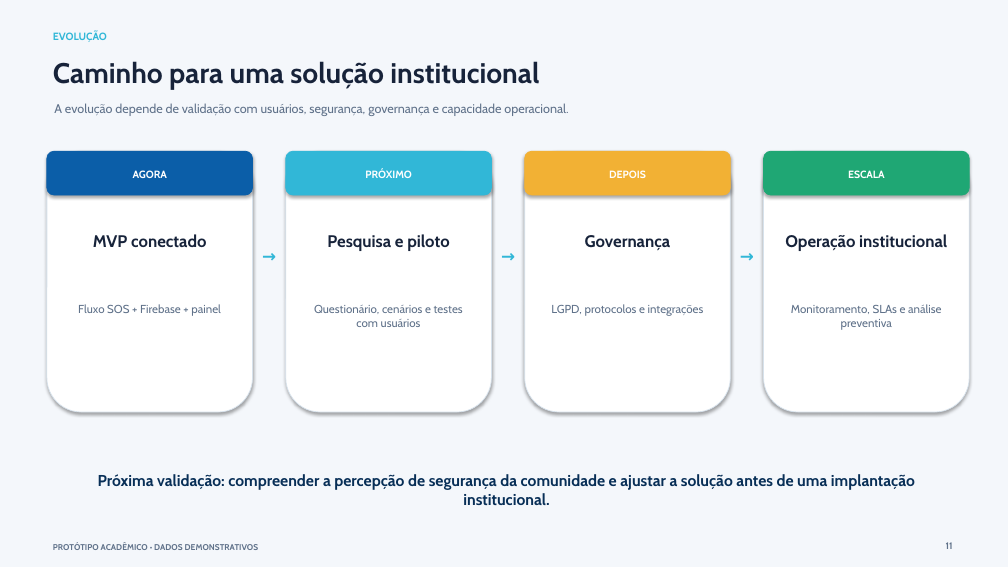
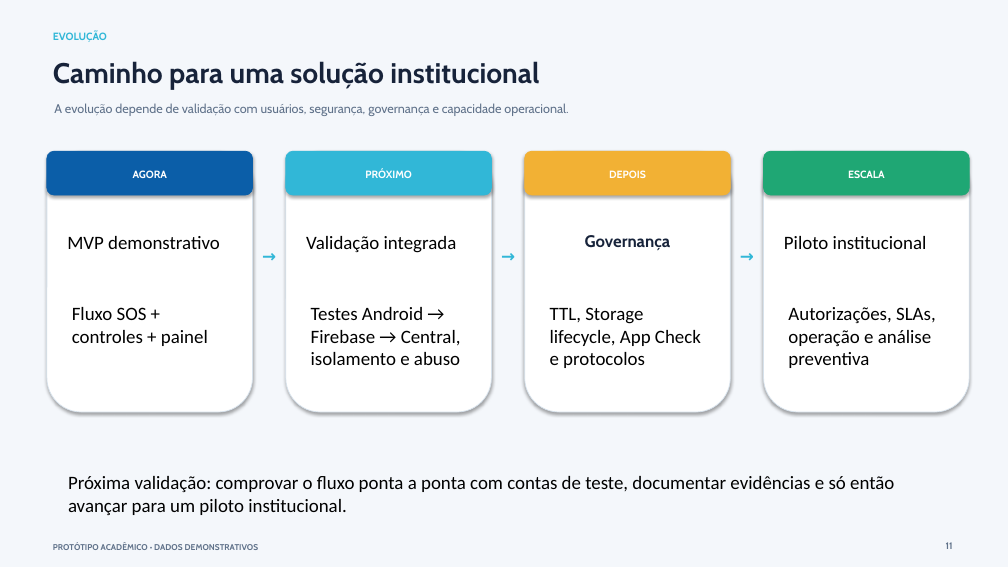
Before and after one commit to Priscillacahino/UniGuard, a slide deck: slide 11 of UniGuard_Apresentacao_Profissional_Atualizada.pptx. Drawn at 1008x567 pixels with LibreOffice and Linux fonts; fonts in the diff are those of the drawing. Boxes give left, top, right and bottom in pixels: in the first picture for what was removed or moved away, otherwise in the second. Text is boxed around its words. In the diff, an @@ line names an element or a change of style, - is before the commit and + after.

```diff
--- a/UniGuard_Apresentacao_Profissional_Atualizada.pptx
+++ b/UniGuard_Apresentacao_Profissional_Atualizada.pptx
@@ text at box(67, 236, 220, 249): text changed; size 16 to 18 pt; font Cabin to Calibri; text colour #17233A to #000000; bold off @@
-MVP conectado
+MVP demonstrativo
@@ text at box(306, 236, 457, 253): text changed; size 16 to 18 pt; font Cabin to Calibri; text colour #17233A to #000000; bold off @@
-Pesquisa e piloto
+Validação integrada
@@ text at box(784, 236, 927, 249): text changed; size 16 to 18 pt; font Cabin to Calibri; text colour #17233A to #000000; bold off @@
-Operação institucional
+Piloto institucional
@@ text at box(72, 307, 208, 346): text changed; size 11 to 18 pt; font Cabin to Calibri; text colour #60728A to #000000 @@
-Fluxo SOS + Firebase + painel
+Fluxo SOS + controles + painel
@@ text at box(311, 307, 461, 365): text changed; size 11 to 18 pt; font Cabin to Calibri; text colour #60728A to #000000 @@
-Questionário, cenários e testes com usuários
+Testes Android → Firebase → Central, isolamento e abuso
@@ text at box(550, 307, 701, 368): text changed; size 11 to 18 pt; font Cabin to Calibri; text colour #60728A to #000000 @@
-LGPD, protocolos e integrações
+TTL, Storage lifecycle, App Check e protocolos
@@ text at box(788, 307, 936, 368): text changed; size 11 to 18 pt; font Cabin to Calibri; text colour #60728A to #000000 @@
-Monitoramento, SLAs e análise preventiva
+Autorizações, SLAs, operação e análise preventiva
@@ text at box(68, 476, 894, 515): text changed; size 15 to 18 pt; font Cabin to Calibri; text colour #082F57 to #000000; bold off @@
-Próxima validação: compreender a percepção de segurança da comunidade e ajustar a solução antes de uma implantação institucional.
+Próxima validação: comprovar o fluxo ponta a ponta com contas de teste, documentar evidências e só então avançar para um piloto institucional.
```
Also in this commit, not shown: 5 other slides changed, 3 slides added, 1 other file.
